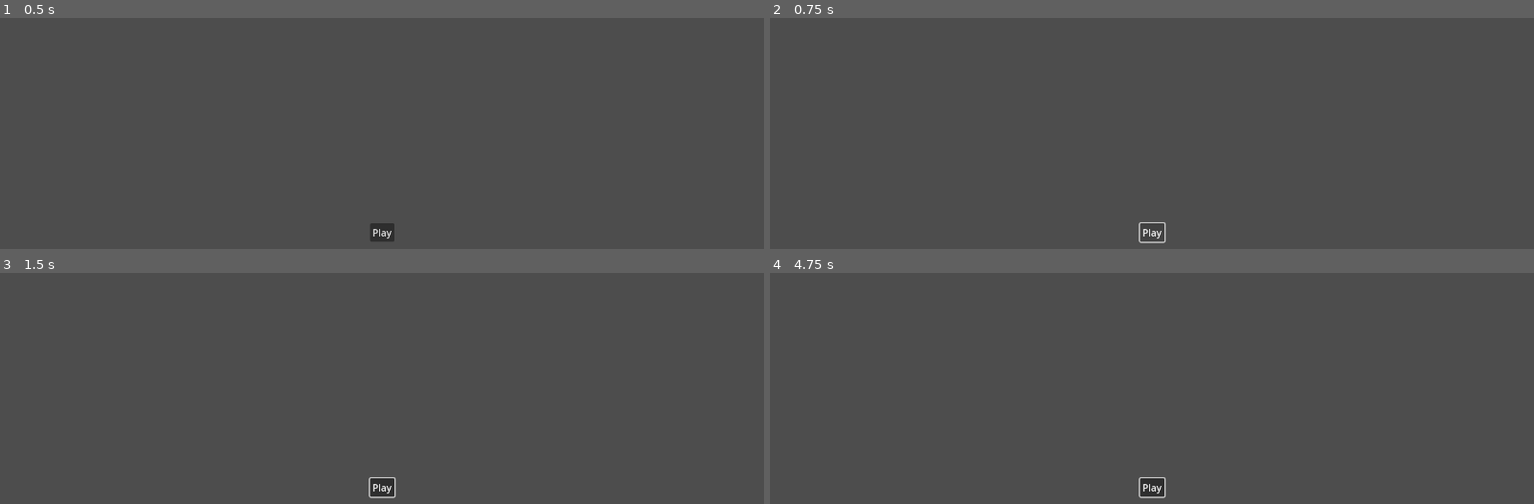
Above: before the commit, frames 1-4 (two rows, left to right).
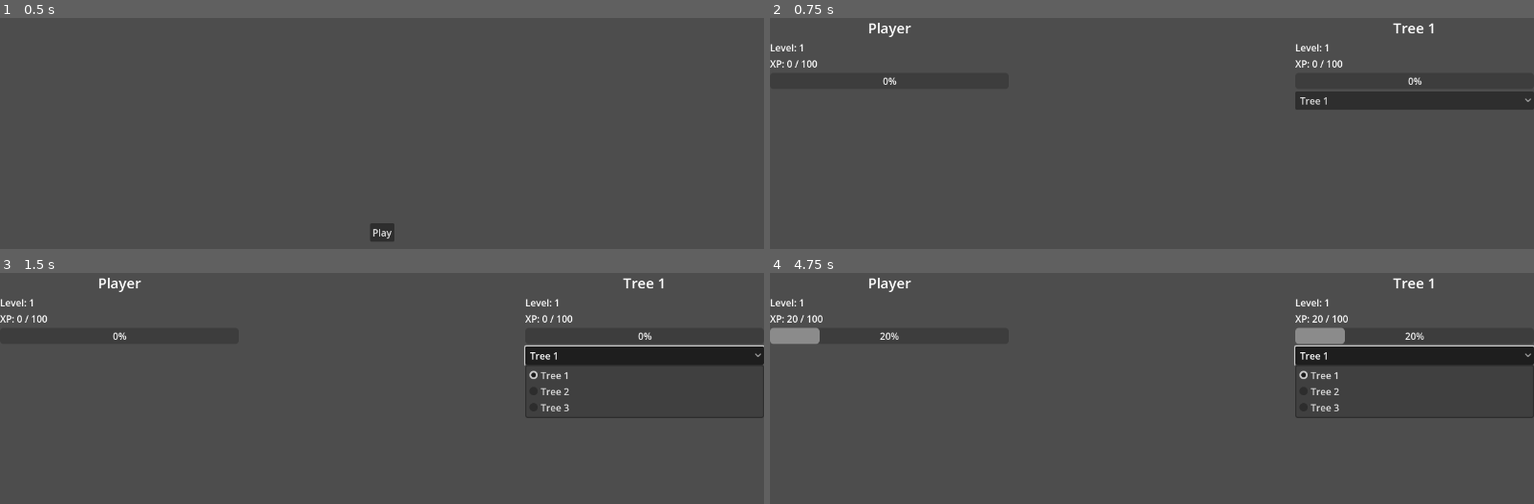
Above: after the commit, the same moments.

Repository: Mangito/Tree-Simulator
Game: Godot game, scene res://menus/main_menu.tscn
Same seed, same stepped clock (60 frames per second), same inputs: the game is played once before the commit and once after it.
Inputs (mouse positions are in pixels of both pictures, inside the frame that each line leads up to):
- Up to frame 1 (0.5 s): no input
- Up to frame 2 (0.75 s): click "Play" at 0.5 s
- Up to frame 3 (1.5 s): click (641, 356) at 1.25 s, where only the run after the commit has a clickable "Tree 1"
- Up to frame 4 (4.75 s): click (1152, 487) at 2 s, where only the run before the commit has a clickable "Play"; click (1411, 356) at 2.75 s, where only the run after the commit has a clickable "Tree 1"; click (1152, 487) at 3.5 s, where only the run before the commit has a clickable "Play"; click (1411, 356) at 4.25 s, where only the run after the commit has a clickable "Tree 1"

Frame 1 is identical in both runs. In frame 2, 3.2% of the frame differs, in the area x 0-100%, y 2-98%; in frame 3, 4.2%; in frame 4, 5.1%.

Commit message:
Implemented level system (#14)
* feat(#10): Implemented level system

* feat(#10): Separated the tree and player level system

- Updated Player UI Level Status;
- Created TreeUI Level Status, with a tree selected;
- Created Utils autoload;
- Created GameManager autoload;
- Created TreeLavelSystem autoload;

Diff:
--- /dev/null
+++ b/globals/GameManager.gd
@@ -0,0 +1,18 @@
+extends Node
+
+const XP_PER_SECOND: int = 5
+
+const TREES = {
+	0: {
+		"id": "Tree1",
+		"name": "Tree 1"
+	},
+	1: {
+		"id": "Tree2",
+		"name": "Tree 2"
+	},
+	2: {
+		"id": "Tree3",
+		"name": "Tree 3"
+	},
+}
--- /dev/null
+++ b/globals/LevelSystem/Player.gd
@@ -0,0 +1,21 @@
+extends Node
+
+const XP_PER_SECOND: int = 5
+
+var xp = 0 # Current XP
+var level = 1 # Current Level
+var xpNextLevel = 100 # XP to the next level
+
+func add_xp() -> void:
+	xp += XP_PER_SECOND
+	_check_level_up()
+
+func _check_level_up() -> void:
+	if xp >= xpNextLevel:
+		xp -= xpNextLevel
+		level += 1
+		xpNextLevel = Utils.calculate_xp_for_next_level(level)
+		_on_level_up()
+
+func _on_level_up() -> void:
+	print("Level Up! Current Level: ", level)
--- /dev/null
+++ b/globals/LevelSystem/Tree.gd
@@ -0,0 +1,35 @@
+extends Node
+
+const XP_PER_SECOND: int = 5
+
+var trees = {
+	"Tree1": {"xp": 0, "level": 1, "xpNextLevel": 100, "maxLevel": 10},
+	"Tree2": {"xp": 0, "level": 1, "xpNextLevel": 100, "maxLevel": 10},
+	"Tree3": {"xp": 0, "level": 1, "xpNextLevel": 100, "maxLevel": 10},
+}
+var select = "Tree1"
+
+func get_select_tree():
+	return trees[select]
+
+func set_selected_tree(name: String) -> void:
+	select = name
+
+func add_xp() -> void:
+	var tree = get_select_tree()
+
+	tree["xp"] += XP_PER_SECOND
+	_check_level_up()
+
+func _check_level_up() -> void:
+	var tree = get_select_tree()
+
+	if tree["level"] < tree["maxLevel"]: # Check Level Max
+		if tree["xp"] >= tree["xpNextLevel"]: # New Level
+			tree["xp"] -= tree["xpNextLevel"]
+			tree["level"] += 1
+			tree["xpNextLevel"] = Utils.calculate_xp_for_next_level(tree["level"])
+
+func _on_level_up() -> void:
+	var tree = get_select_tree()
+	print(select, " subiu de nível! Novo nível: ", tree["level"])
--- /dev/null
+++ b/globals/Utils.gd
@@ -0,0 +1,4 @@
+extends Node
+
+func calculate_xp_for_next_level(level: int) -> int:
+	return (level + 1) * 100
--- a/menus/main_menu.gd
+++ b/menus/main_menu.gd
@@ -1,6 +1,5 @@
 extends Control
 
 
-
 func _on_play_button_pressed() -> void:
-	print("Play")
+	get_tree().change_scene_to_file("res://scenes/game/game.tscn")
--- a/project.godot
+++ b/project.godot
@@ -15,6 +15,13 @@
 config/features=PackedStringArray("4.3", "Forward Plus")
 config/icon="res://icon.svg"
 
+[autoload]
+
+GameManager="*res://globals/GameManager.gd"
+Utils="*res://globals/Utils.gd"
+PlayerLS="*res://globals/LevelSystem/Player.gd"
+TreeLS="*res://globals/LevelSystem/Tree.gd"
+
 [display]
 
 window/size/viewport_width=1280
--- /dev/null
+++ b/scenes/game/game.gd
@@ -0,0 +1,35 @@
+extends Node3D
+
+@onready var player_level_status: VBoxContainer = $UI/PlayerLevelUI/PlayerLevelStatus
+@onready var tree_level_status: VBoxContainer = $UI/TreeLevelUI/LevelStatus
+@onready var tree_name: Label = $UI/TreeLevelUI/TreeName
+@onready var tree_selector: OptionButton = $UI/TreeLevelUI/TreeSelector
+
+func _ready() -> void:
+	_update_ui()
+	_populate_option_button()
+
+func _on_xp_timer_timeout() -> void:
+	PlayerLS.add_xp()
+	TreeLS.add_xp()
+	_update_ui()
+
+func _update_ui() -> void:
+	var tree = TreeLS.get_select_tree()
+	player_level_status.update_ui(PlayerLS.level, PlayerLS.xp, PlayerLS.xpNextLevel)
+	tree_level_status.update_ui(tree["level"], tree["xp"], tree["xpNextLevel"])
+
+func _populate_option_button():
+	var TREES = GameManager.TREES
+
+	for key in TREES.keys():
+		var tree_data = TREES[key]
+		tree_selector.add_item(tree_data["name"], key)
+
+func _on_option_button_item_selected(index: int) -> void:
+	var TREES = GameManager.TREES
+	var seletec = TREES[index]
+
+	TreeLS.set_selected_tree(seletec["id"])
+	tree_name.text = seletec["name"]
+	_update_ui()
--- /dev/null
+++ b/scenes/game/game.tscn
@@ -0,0 +1,49 @@
+[gd_scene load_steps=3 format=3 uid="uid://dkufj4sv64avp"]
+
+[ext_resource type="Script" path="res://scenes/game/game.gd" id="1_b8j6q"]
+[ext_resource type="PackedScene" uid="uid://2fuwpxsgv6ok" path="res://scenes/level_ui/level_ui.tscn" id="2_xnews"]
+
+[node name="Game" type="Node3D"]
+script = ExtResource("1_b8j6q")
+
+[node name="UI" type="CanvasLayer" parent="."]
+
+[node name="PlayerLevelUI" type="VBoxContainer" parent="UI"]
+offset_right = 400.0
+offset_bottom = 175.0
+
+[node name="Title" type="Label" parent="UI/PlayerLevelUI"]
+layout_mode = 2
+theme_override_font_sizes/font_size = 24
+text = "Player"
+horizontal_alignment = 1
+
+[node name="PlayerLevelStatus" parent="UI/PlayerLevelUI" instance=ExtResource("2_xnews")]
+layout_mode = 2
+
+[node name="TreeLevelUI" type="VBoxContainer" parent="UI"]
+anchors_preset = 1
+anchor_left = 1.0
+anchor_right = 1.0
+offset_left = -400.0
+offset_bottom = 175.0
+grow_horizontal = 0
+
+[node name="TreeName" type="Label" parent="UI/TreeLevelUI"]
+layout_mode = 2
+theme_override_font_sizes/font_size = 24
+text = "Tree 1"
+horizontal_alignment = 1
+
+[node name="LevelStatus" parent="UI/TreeLevelUI" instance=ExtResource("2_xnews")]
+layout_mode = 2
+
+[node name="TreeSelector" type="OptionButton" parent="UI/TreeLevelUI"]
+layout_mode = 2
+selected = 0
+
+[node name="XP_Timer" type="Timer" parent="."]
+autostart = true
+
+[connection signal="item_selected" from="UI/TreeLevelUI/TreeSelector" to="." method="_on_option_button_item_selected"]
+[connection signal="timeout" from="XP_Timer" to="." method="_on_xp_timer_timeout"]
--- /dev/null
+++ b/scenes/level_ui/level_ui.gd
@@ -0,0 +1,17 @@
+extends VBoxContainer
+
+@export var labelAlignment: HorizontalAlignment
+
+@onready var level_label: Label = $LevelLabel
+@onready var xp_label: Label = $XPLabel
+@onready var level_progress_bar: ProgressBar = $LevelProgressBar
+
+func _ready() -> void:
+	level_label.horizontal_alignment = labelAlignment
+	xp_label.horizontal_alignment = labelAlignment
+
+func update_ui(level: int, current_xp: int, max_xp: int) -> void:
+	level_label.text = "Level: " + str(level)
+	xp_label.text = "XP: " + str(current_xp) + " / " + str(max_xp)
+	level_progress_bar.value = current_xp
+	level_progress_bar.max_value = max_xp
--- /dev/null
+++ b/scenes/level_ui/level_ui.tscn
@@ -0,0 +1,33 @@
+[gd_scene load_steps=2 format=3 uid="uid://2fuwpxsgv6ok"]
+
+[ext_resource type="Script" path="res://scenes/level_ui/level_ui.gd" id="1_w6doh"]
+
+[node name="LevelUI" type="VBoxContainer"]
+layout_direction = 2
+anchors_preset = 8
+anchor_left = 0.5
+anchor_top = 0.5
+anchor_right = 0.5
+anchor_bottom = 0.5
+offset_left = -100.5
+offset_top = -48.5
+offset_right = 100.5
+offset_bottom = 48.5
+grow_horizontal = 2
+grow_vertical = 2
+alignment = 1
+script = ExtResource("1_w6doh")
+
+[node name="LevelLabel" type="Label" parent="."]
+layout_mode = 2
+text = "Level: 1"
+vertical_alignment = 1
+
+[node name="XPLabel" type="Label" parent="."]
+layout_mode = 2
+text = "XP: 0 / 100"
+
+[node name="LevelProgressBar" type="ProgressBar" parent="."]
+layout_mode = 2
+step = 5.0
+rounded = true
